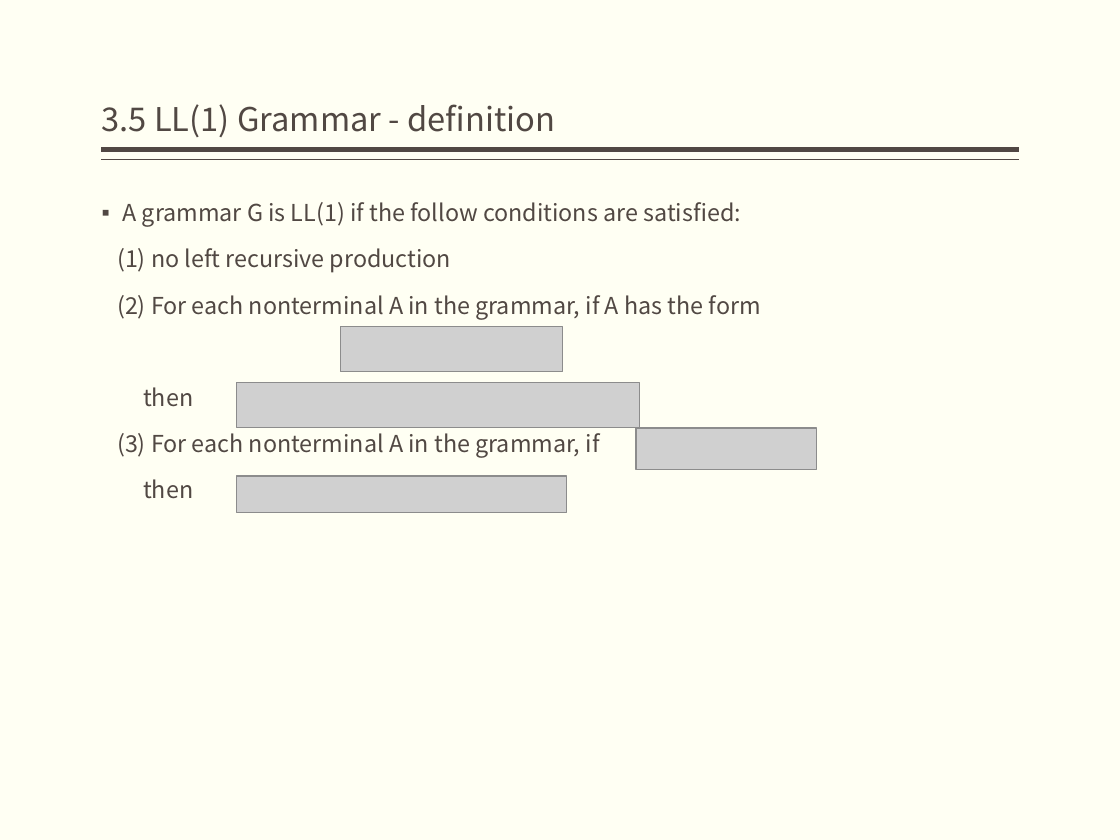
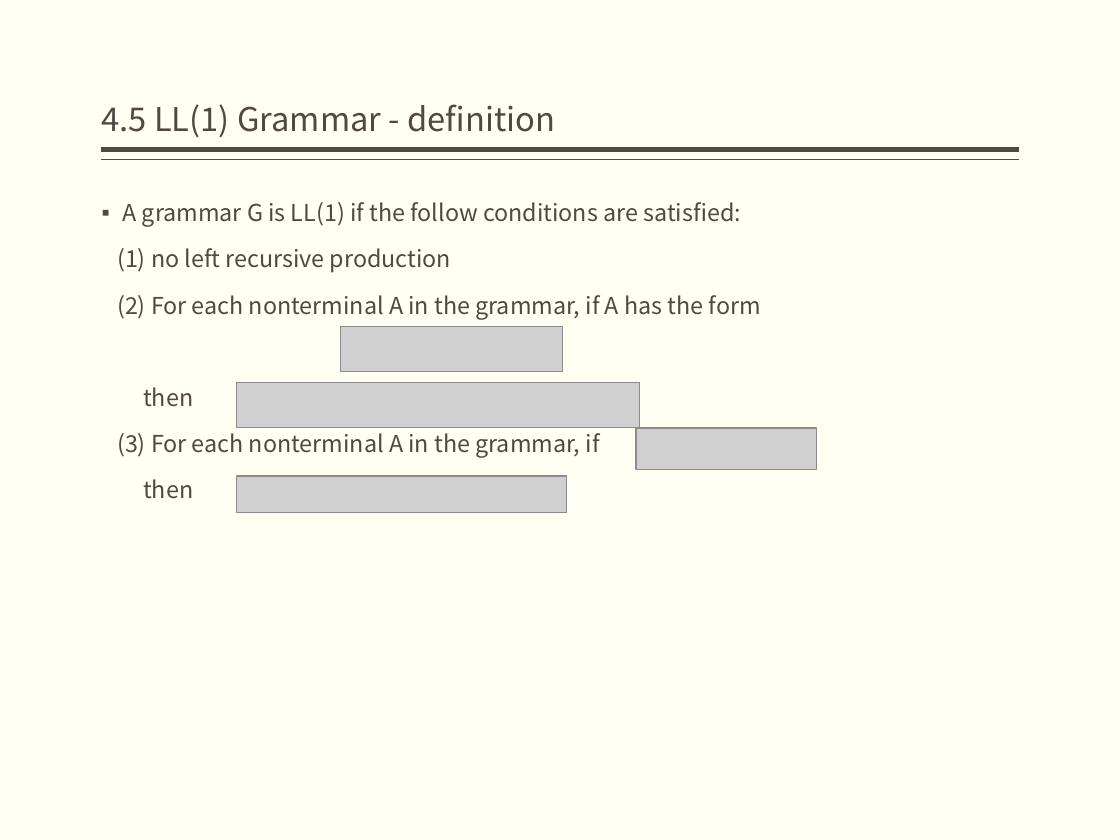
Before and after one commit to bonkboykz/jz81.github.io, a slide deck: slide 21 of course/compiler/LectureNotes/(Spring2017)Lecture4.pptx. Drawn at 1120x840 pixels with LibreOffice and Linux fonts; fonts in the diff are those of the drawing; grey boxes stand for pictures. Boxes give left, top, right and bottom in pixels: in the first picture for what was removed or moved away, otherwise in the second. Text is boxed around its words. In the diff, an @@ line names an element or a change of style, - is before the commit and + after.

```diff
--- a/course/compiler/LectureNotes/(Spring2017)Lecture4.pptx
+++ b/course/compiler/LectureNotes/(Spring2017)Lecture4.pptx
@@ title at (102,104,555,137): text changed @@
-3.5 LL(1) Grammar - definition
+4.5 LL(1) Grammar - definition
```
Also in this commit, not shown: 26 other slides changed, 3 slides added.
